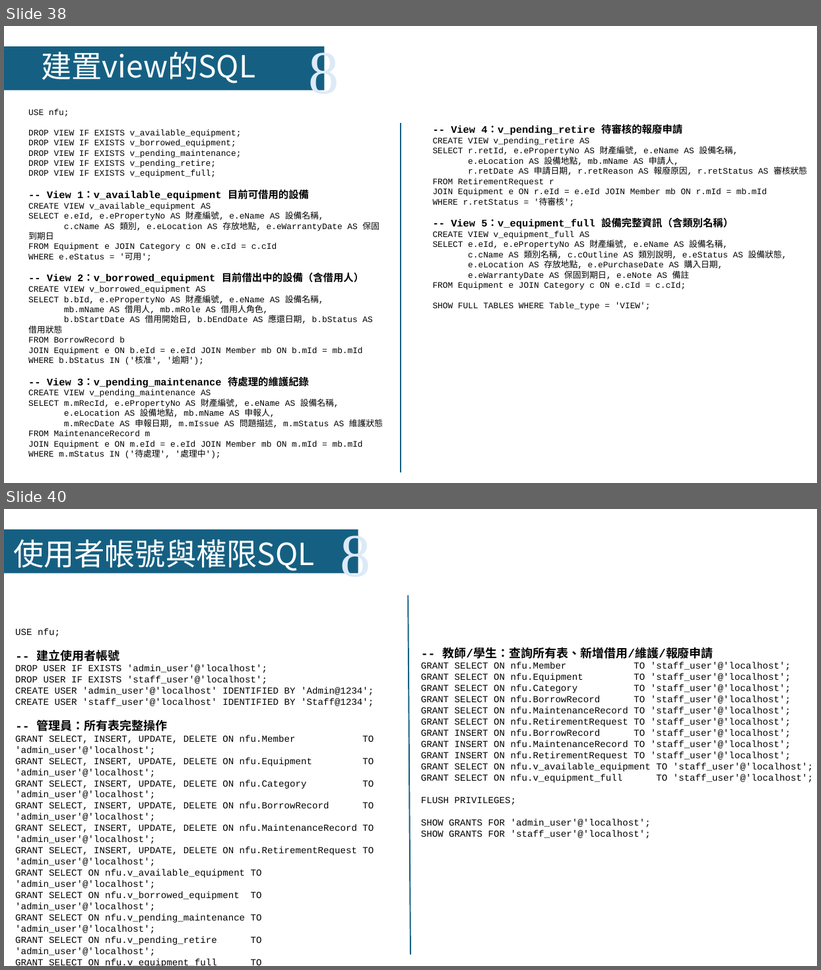
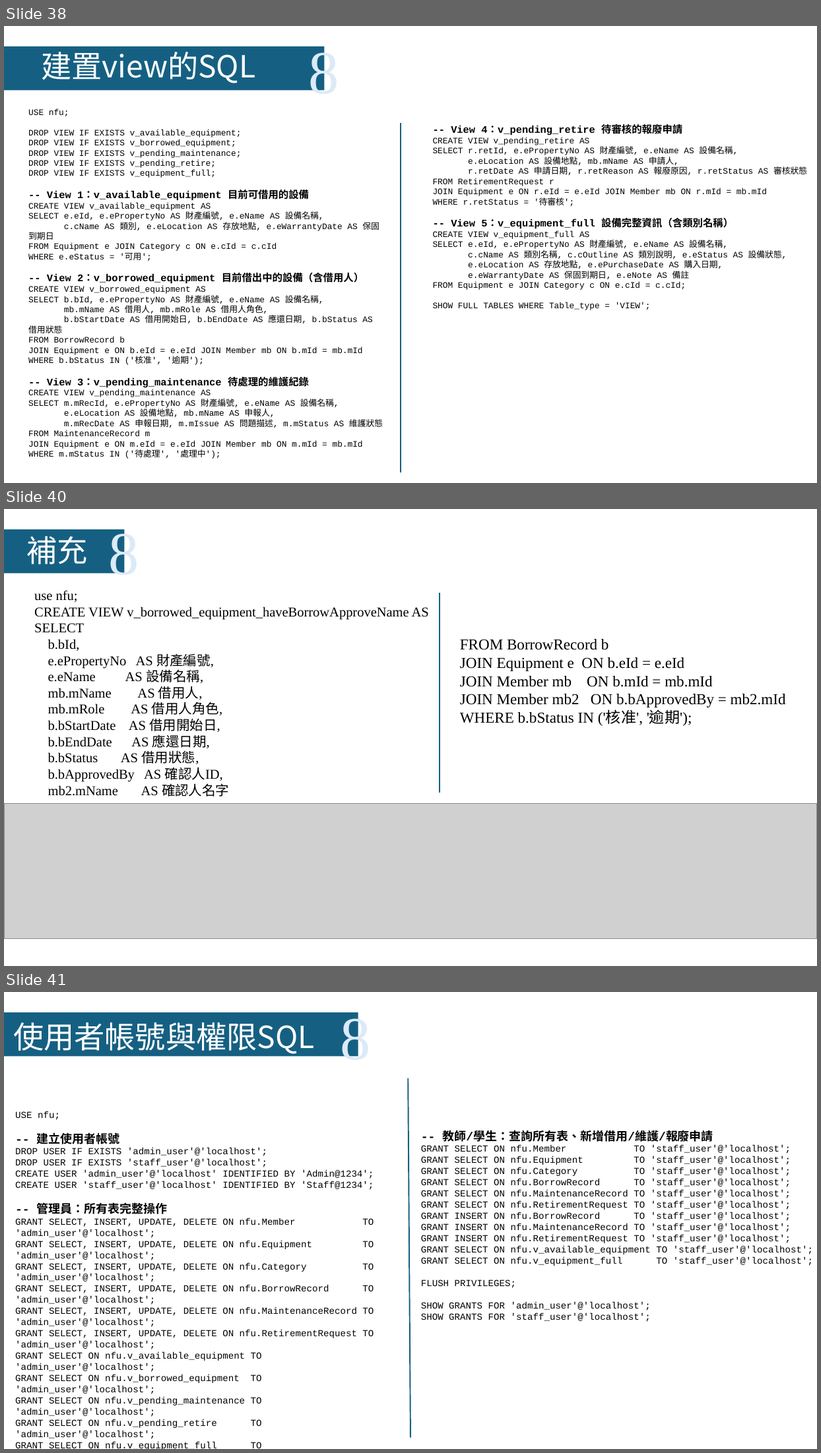
Before and after one commit to LazyEmotionO/NFU_DATABASE, a slide deck: 第四組_資料庫系統期末Part III.pptx. Shown one above the other, each under a label of ours: slides 38 and 40 before the commit, slides 38, 40 and 41 after it; the slides between them are not shown. The pictures are 821x970 and 821x1453 pixels, drawn with LibreOffice and Linux fonts; fonts in the diff are those of the drawing; grey boxes stand for pictures. Boxes give left, top, right and bottom in pixels: in the first picture for what was removed or moved away, otherwise in the second. Text is boxed around its words. In the diff, an @@ line names an element or a change of style, - is before the commit and + after.

```diff
--- a/第四組_資料庫系統期末Part III.pptx
+++ b/第四組_資料庫系統期末Part III.pptx
@@ slide 40 added at (4, 509, 817, 966), background #FFFFFF @@
@@ rectangle added at (4, 529, 125, 573), fill #156082 @@
@@ text added at (26, 536, 87, 564), 36 pt, text #FFFFFF @@
+補充
@@ text added at (109, 529, 139, 574), 72 pt, text #DCEAF7 @@
+8
@@ text added at (34, 590, 429, 797), 16 pt, text #000000 @@
+use nfu;
+CREATE VIEW v_borrowed_equipment_haveBorrowApproveName AS
+SELECT
+b.bId,
+e.ePropertyNo AS 財產編號,
+e.eName AS 設備名稱,
+mb.mName AS 借用人,
+mb.mRole AS 借用人角色,
+b.bStartDate AS 借用開始日,
+b.bEndDate AS 應還日期,
+b.bStatus AS 借用狀態,
+b.bApprovedBy AS 確認人ID,
+mb2.mName AS 確認人名字
@@ line added from (440, 593) to (440, 793), #156082 1.5 pt @@
@@ text added at (460, 639, 786, 726), 18 pt, text #000000 @@
+FROM BorrowRecord b
+JOIN Equipment e ON b.eId = e.eId
+JOIN Member mb ON b.mId = mb.mId
+JOIN Member mb2 ON b.bApprovedBy = mb2.mId
+WHERE b.bStatus IN ('核准', '逾期');
@@ picture added at (4, 803, 817, 939) @@
@@ what was slide 40 is now slide 41 @@
```
Also in this commit, not shown: 2 slides changed, 1 other file.
